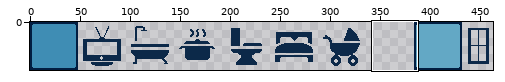
Pixel-art file, stored at Assets/Sprites/ase/icons-sibtech.aseprite. The picture above shows the old version from afar; the outline marks the close-up.
Close-up. Earlier state:
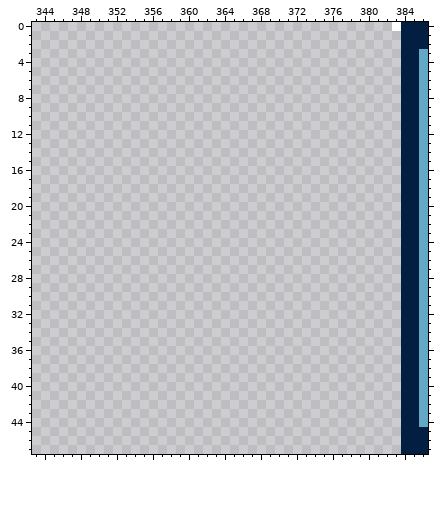
480x48 pixels, 1 frame. Pixels under 10% opacity are left out. Colours within 5 levels of each other are drawn and written as one. Shown: x 343..386, y 0..47. The wide view leaves out empty margins.
And afterwards:
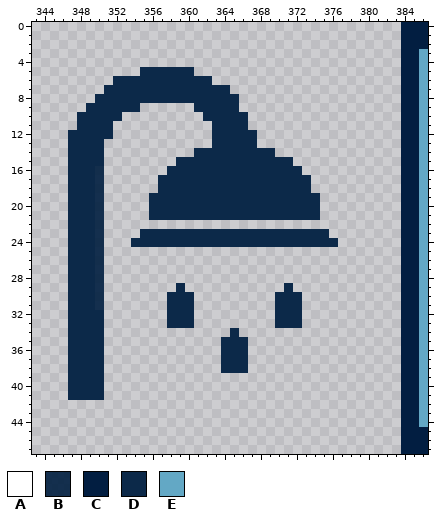
Palette (. is transparent): A #ffffff  B #011f40e7  C #021e41  D #0c2949  E #63a8c5
Diff:
The author put colour B in rows 16 to 31 at x 350.
The author put colour D in row 5 at x 355 to 360; in row 6 at x 352 to 362; in row 7 at x 351 to 364; in row 8 at x 350 to 365; in row 9 at x 349 to 354 and 361 to 365; in row 10 at x 348 to 352 and 362 to 366.
The author put colour D in row 11 at x 348 to 351 and 363 to 366; in row 12 at x 347 to 351 and 363 to 367; in row 13 at x 347 to 350 and 363 to 367; in row 14 at x 347 to 350 and 361 to 369; in row 15 at x 347 to 350 and 359 to 371; in row 16 at x 347 to 349 and 358 to 372.
The author put colour D in rows 17 to 18 at x 347 to 349 and 357 to 373; in rows 19 to 21 at x 347 to 349 and 356 to 374; in row 22 at x 347 to 349; in row 23 at x 347 to 349 and 355 to 375; in row 24 at x 347 to 349 and 354 to 376; in rows 25 to 28 at x 347 to 349.
The author put colour D in row 29 at x 347 to 349, 359 and 371; in rows 30 to 31 at x 347 to 349, 358 to 360 and 370 to 372; in rows 32 to 33 at x 347 to 350, 358 to 360 and 370 to 372; in row 34 at x 347 to 350 and 365; in rows 35 to 38 at x 347 to 350 and 364 to 366; in rows 39 to 41 at x 347 to 350.
Colour A is gone in row 0 at x 383.
Changed places in both close-ups, as pixel boxes (x1, y1, x2, y2):
erased: (392, 22, 401, 31)
added: (68, 67, 338, 400)
